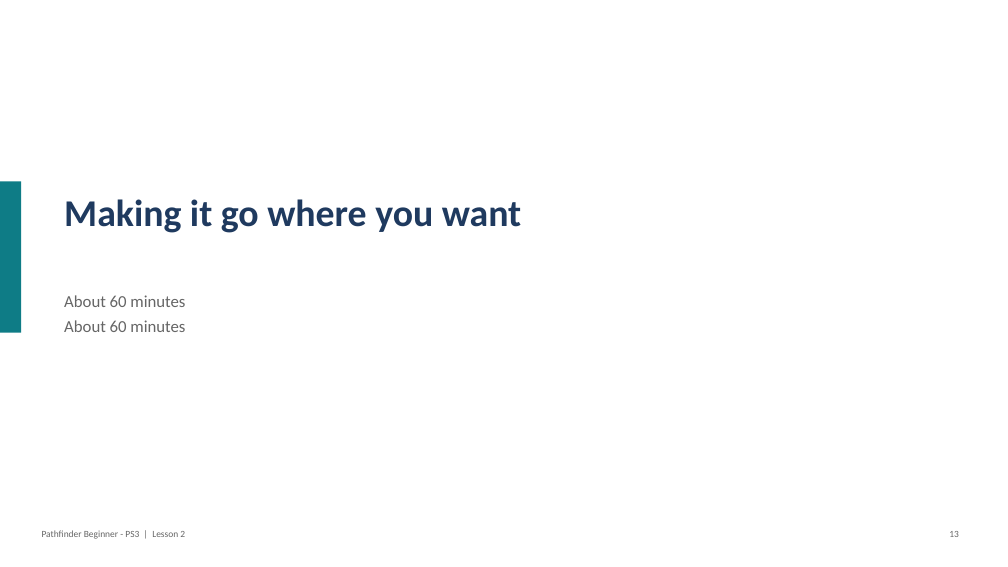
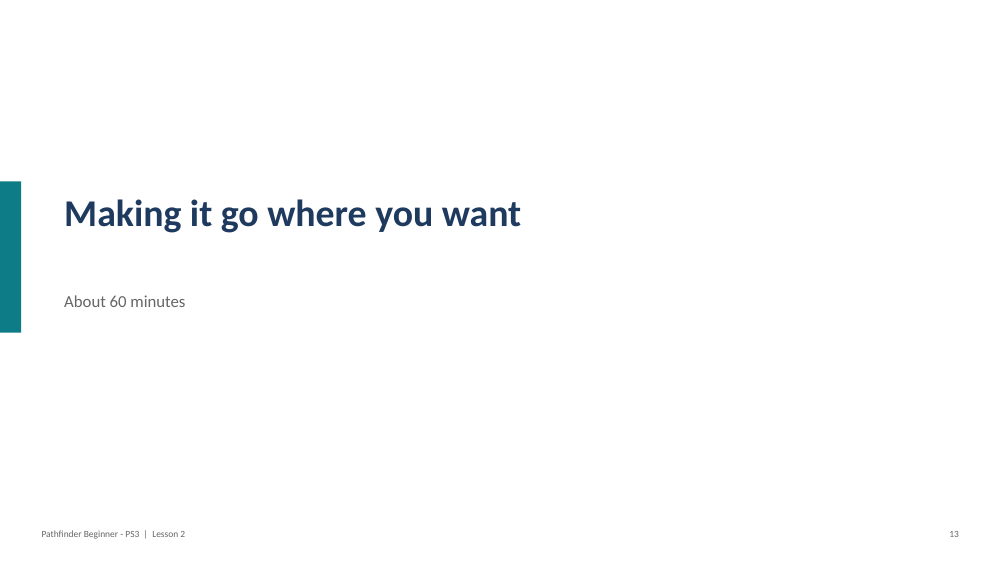
Before and after one commit to PorpoiseRobotics/porpoise-robotics, a slide deck: slide 14 of ground-vehicle/docs/courses/beginner-ps3/l2_motor_control.pptx. Drawn at 1008x567 pixels with LibreOffice and Linux fonts; fonts in the diff are those of the drawing. Boxes give left, top, right and bottom in pixels: in the first picture for what was removed or moved away, otherwise in the second. Text is boxed around its words. In the diff, an @@ line names an element or a change of style, - is before the commit and + after.

```diff
--- a/ground-vehicle/docs/courses/beginner-ps3/l2_motor_control.pptx
+++ b/ground-vehicle/docs/courses/beginner-ps3/l2_motor_control.pptx
@@ text at bbox=[64, 320, 185, 332]: paragraph removed @@
-About 60 minutes
```
Also in this commit, not shown: 6 other slides changed, 3 slides added, 25 other files.
